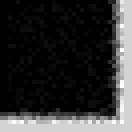
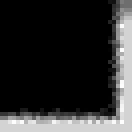
Two versions of the same layered image (w=132, h=132). Layer-by-layer changes:
added layer "Layer 4" (50%) above "Layer 2" over [108,0,132,20]
removed layer "Layer 3" over [8,0,108,108]
